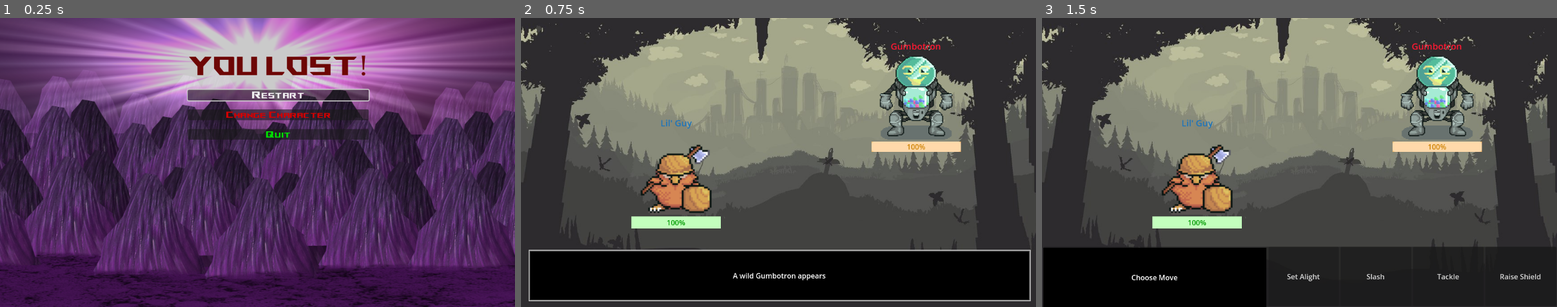
Above: before the commit, frames 1-3 (left to right).
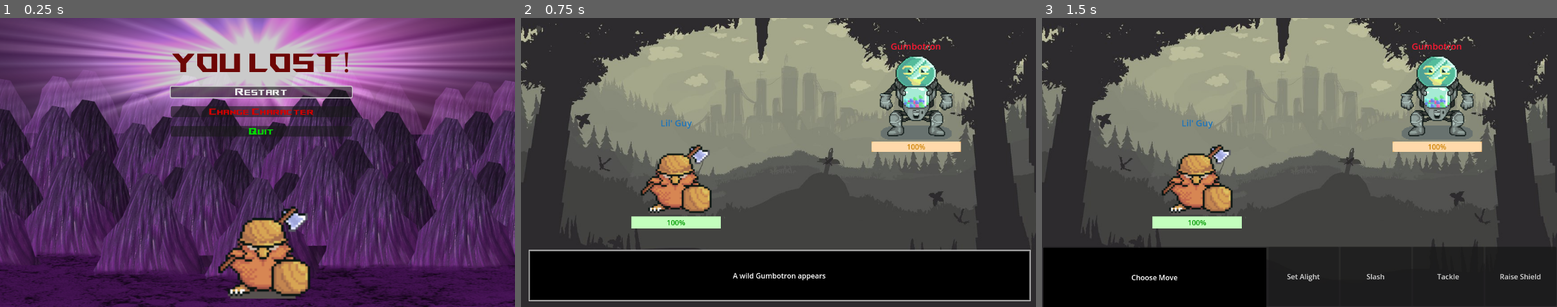
Above: after the commit, the same moments.

Repository: ajnaaa3/KTCE_RPGGame
Game: Godot game, scene res://scenes/result.tscn
Two runs of this game, one before a commit and one after it. Both use one fixed random seed, a clock stepped at 60 frames per second and the inputs below. This scene is started directly instead of the project's main scene.
Inputs (mouse positions are in pixels of both pictures, inside the frame that each line leads up to):
- Up to frame 1 (0.25 s): no input
- Up to frame 2 (0.75 s): click "Restart" at 0.5 s
- Up to frame 3 (1.5 s): tap Enter (ui_accept) at 1.25 s; move the mouse to (1412, 148) at 1.27 s; click (1412, 148) at 1.42 s

The runs differ from the first frame. In frame 1, 8.4% of the frame differs, in the area x 32-72%, y 11-98%; in frame 2, nothing differs; in frame 3, nothing differs.

Commit message:
Options Menü ausgebessert, UI bearbeitet, Musikeinstellungen implementiert

Diff:
--- a/resources/baseCharacter.gd
+++ b/resources/baseCharacter.gd
@@ -19,9 +19,9 @@
 #   STATUS & COMBAT STATE
 # =========================
 
-var statuses: Array = []              # Burned, Bleeding, etc.
-var next_attack_miss_chance: float = 0.0  # für Confused
-var slash_hit_streak: int = 0         # für Bleeding
+var statuses: Array = []
+var next_attack_miss_chance: float = 0.0
+var slash_hit_streak: int = 0
 
 func _init():
 	current_hp = max_hp
--- a/scenes/GameSettings.gd
+++ b/scenes/GameSettings.gd
@@ -10,3 +10,9 @@
 		AudioServer.set_bus_mute(AudioServer.get_bus_index("Master"), true)
 	else:
 		AudioServer.set_bus_mute(AudioServer.get_bus_index("Master"), false)
+
+func set_sfx(value: bool):
+	sfx_enabled = value
+	var bus_idx = AudioServer.get_bus_index("SFX")
+	if bus_idx != -1:
+			AudioServer.set_bus_mute(bus_idx, !value)
--- a/scenes/battle.gd
+++ b/scenes/battle.gd
@@ -16,7 +16,6 @@
 var victory_music: String = "res://assets/sounds/victory.ogg"
 var defeat_music: String = "res://assets/sounds/defeat.ogg"
 
-# --- Status State (im Battle gehalten, damit Character nicht angepasst werden muss) ---
 var player_confused_next: bool = false
 var enemy_confused_next: bool = false
 
@@ -29,7 +28,6 @@
 var player_slash_streak: int = 0
 var enemy_slash_streak: int = 0
 
-# --- Nodes ---
 @onready var current_hpbar : ProgressBar = %PlayerHPBar
 @onready var attack_panel: HBoxContainer = $PlayerPanel/Attacks
 @onready var player_anim: AnimationPlayer = $PlayerContainer/CharacterAnimationPlayer
@@ -46,6 +44,16 @@
 
 func _ready() -> void:
 	randomize()
+
+	if GameSettings.music_enabled:
+		music_player.play()
+	else:
+		music_player.stop()
+
+	if not GameSettings.sfx_enabled:
+		soundfx_player.volume_db = -80
+	else:
+		soundfx_player.volume_db = 0
 
 	player.set_current_hp(player.max_hp)
 	enemy.set_current_hp(enemy.max_hp)
@@ -99,15 +107,9 @@
 	$PlayerPanel.hide()
 	transition_to(BattleState.ENEMY_TURN)
 
-
-# =======================
-#   TURN / STATUS HELPERS
-# =======================
-
 func _apply_end_of_round_status_damage() -> void:
 	var did_any := false
 
-	# Burned: 20% Chance auf -10 HP (Meldung nur wenn es wirklich passiert)
 	if player_burned and player.current_hp > 0 and randf() < 0.2:
 		player.set_current_hp(player.current_hp - 10)
 		set_health($PlayerContainer/PlayerHPBar, player.current_hp, player.max_hp)
@@ -120,7 +122,6 @@
 		await show_status_applied(enemy, "Burned (-10 HP)", true)
 		did_any = true
 
-	# Bleeding: jede Runde -7 HP (immer Meldung solange HP > 0)
 	if player_bleeding and player.current_hp > 0:
 		player.set_current_hp(player.current_hp - 7)
 		set_health($PlayerContainer/PlayerHPBar, player.current_hp, player.max_hp)
@@ -133,13 +134,11 @@
 		await show_status_applied(enemy, "Bleeding (-7 HP)", true)
 		did_any = true
 
-	# Optional: kleine Pause nur wenn wirklich Meldungen gezeigt wurden
 	if did_any:
 		await get_tree().create_timer(0.2).timeout
 
 
 func _should_miss_due_to_confused(is_attacker_enemy: bool) -> bool:
-	# Confused: 40% Chance, nächste Attacke MISS (danach weg)
 	if is_attacker_enemy:
 		if enemy_confused_next:
 			enemy_confused_next = false
@@ -152,13 +151,9 @@
 
 
 func _after_attack_apply_statuses(attack_used: Attack, attacker_is_enemy: bool) -> void:
-	# attacker_is_enemy = true  -> attacker=enemy, target=player
-	# attacker_is_enemy = false -> attacker=player, target=enemy
-
 	var target: Character = player if attacker_is_enemy else enemy
-	var target_is_enemy: bool = (not attacker_is_enemy)  # wenn attacker=player, target=enemy -> true
-
-	# ---- Set Alight -> Burned ----
+	var target_is_enemy: bool = (not attacker_is_enemy)
+
 	if attack_used != null and attack_used.name == "Set Alight":
 		if target_is_enemy:
 			enemy_burned = true
@@ -166,7 +161,6 @@
 			player_burned = true
 		await show_status_applied(target, "Burned", target_is_enemy)
 
-	# ---- Tackle -> Confused (40% Chance) ----
 	if attack_used != null and attack_used.name == "Tackle":
 		if randf() < 0.4:
 			if target_is_enemy:
@@ -175,7 +169,6 @@
 				player_confused_next = true
 			await show_status_applied(target, "Confused", target_is_enemy)
 
-	# ---- Slash -> Bleeding nach 2 Slash in Folge ----
 	if attack_used != null and attack_used.name == "Slash":
 		if attacker_is_enemy:
 			enemy_slash_streak += 1
@@ -188,16 +181,10 @@
 				enemy_bleeding = true
 				await show_status_applied(enemy, "Bleeding", true)
 	else:
-		# wenn nicht Slash, Streak zurücksetzen
 		if attacker_is_enemy:
 			enemy_slash_streak = 0
 		else:
 			player_slash_streak = 0
-
-
-# =======================
-#   BATTLE STATE MACHINE
-# =======================
 
 func transition_to(new_state: BattleState) -> void:
 	current_state = new_state
@@ -212,22 +199,18 @@
 			transition_to(BattleState.RESOLVE_ATTACKS)
 
 		BattleState.RESOLVE_ATTACKS:
-			# Hilfsfunktion um einen Angriff inkl. Confused/Miss abzuhandeln
 			var do_attack = func(attacker: Character, target: Character, attacker_anim: AnimationPlayer, target_anim: AnimationPlayer, hpbar: ProgressBar, attack_used: Attack, attacker_is_enemy: bool) -> bool:
-				# Confused Miss?
 				if _should_miss_due_to_confused(attacker_is_enemy):
 					display_text($Textbox, "%s is confused... MISS!" % attacker.name)
 					await get_tree().create_timer(0.9).timeout
 					$Textbox.hide()
 					return false
 
-				# normaler Angriff
 				display_text($Textbox, "%s uses %s" % [attacker.name, attack_used.name])
 				await get_tree().create_timer(1.0).timeout
 				await attack_used.execute(attacker, target, attacker_anim, target_anim, soundfx_player, $Textbox, hpbar)
 				await get_tree().create_timer(1.0).timeout
 
-				# Statusauslöser direkt nach execute()
 				await _after_attack_apply_statuses(attack_used, attacker_is_enemy)
 				return true
 
@@ -264,7 +247,6 @@
 				await do_attack.call(player, enemy, player_anim, enemy_anim, %EnemyHPBar, player_attack, false)
 				await get_tree().create_timer(0.3).timeout
 
-			# Nach beiden Aktionen: Status-Schaden am Rundenende (mit Meldungen)
 			await _apply_end_of_round_status_damage()
 			if battle_end(): return
 
@@ -277,8 +259,11 @@
 			soundfx_player.play()
 			await get_tree().create_timer(0.7).timeout
 			music_player.stop()
-			music_player.stream = load(victory_music)
-			music_player.play()
+
+			if GameSettings.music_enabled:
+				music_player.stream = load(victory_music)
+				music_player.play()
+
 			display_text($Textbox, "You won!")
 			await(textbox_closed)
 			get_tree().set_meta("battle_result", "win")
@@ -290,8 +275,11 @@
 			soundfx_player.play()
 			await get_tree().create_timer(0.7).timeout
 			music_player.stop()
-			music_player.stream = load(defeat_music)
-			music_player.play()
+
+			if GameSettings.music_enabled:
+				music_player.stream = load(defeat_music)
+				music_player.play()
+
 			display_text($Textbox, "You lost...")
 			await(textbox_closed)
 			get_tree().set_meta("battle_result", "lost")
@@ -311,11 +299,6 @@
 
 func deferred_goto_results():
 	get_tree().change_scene_to_file("res://scenes/result.tscn")
-
-
-# =======================
-#   Status Meldung + Blink
-# =======================
 
 func show_status_applied(target: Character, status_text: String, is_enemy: bool) -> void:
 	display_text($Textbox, "%s is %s!" % [target.name, status_text])
--- a/scenes/characterScreen.gd
+++ b/scenes/characterScreen.gd
@@ -8,7 +8,6 @@
 # Unique Name für den Back Button (Rechtsklick auf BackButton -> Access as Unique Name)
 @onready var back_button: Button = %BackButton
 
-# Player-Elemente
 @onready var player1_panel: Control = %Player1
 @onready var player2_panel: Control = %Player2
 @onready var player3_panel: Control = %Player3
@@ -24,30 +23,25 @@
 var selected_char_index: int = -1
 
 func _ready() -> void:
-	# 1. Musik-Logik (Prüft globale Einstellungen)
 	if GameSettings.music_enabled:
 		music_player.play()
 	else:
 		music_player.stop()
 
-	# 2. Back Button Verbindung (Einfach via Unique Name)
 	if back_button:
 		back_button.pressed.connect(_on_back_button_pressed)
 	else:
 		print("FEHLER: BackButton mit Unique Name '%' nicht gefunden!")
 
-	# 3. Start-Button vorbereiten
 	start_button.disabled = true
 	start_button.pressed.connect(_on_start_game_pressed)
 
-	# 4. Player-Felder vorbereiten
 	for i in range(char_panels.size()):
 		var panel = char_panels[i]
 		panel.gui_input.connect(func(event): _handle_player_input(event, i))
 		_set_button_style(panel, false)
 
 
-# Manuelle Klick-Erkennung für Player-Felder
 func _handle_player_input(event: InputEvent, index: int) -> void:
 	if event is InputEventMouseButton and event.button_index == MOUSE_BUTTON_LEFT and not event.pressed:
 		_select_character(index)
@@ -73,8 +67,6 @@
 
 func _on_start_game_pressed() -> void:
 	if selected_char_index != -1:
-		# Speichere den gewählten Charakter im globalen Skript, damit der Kampf-Screen ihn kennt
-		# GameSettings.selected_player_id = selected_char_index
 
 		music_player.stop()
 		var battle_scene_path = "res://scenes/battle.tscn"
@@ -86,7 +78,6 @@
 	print("Wechsel zum Menü...")
 	music_player.stop()
 
-	# Stelle sicher, dass der Pfad zu deinem Hauptmenü stimmt (eventuell "res://scenes/main_menu.tscn"?)
 	var menu_scene_path = "res://scenes/menu.tscn"
 
 	if ResourceLoader.exists(menu_scene_path):
--- a/scenes/options.gd
+++ b/scenes/options.gd
@@ -10,20 +10,16 @@
 const MAIN_MENU_PATH := "res://scenes/menu.tscn"
 
 func _ready() -> void:
-	# 1. OptionButton (Dropdown) füllen
 	option_mode.clear()
 	option_mode.add_item("Versus PC")
 	option_mode.add_item("Multiplayer (2P)")
 
-	# 2. Aktuelle Werte laden
 	_load_current_settings()
 
-	# 3. Signale verbinden
 	btn_back.pressed.connect(_on_back_pressed)
 	btn_save.pressed.connect(_on_save_pressed)
 
 func _load_current_settings() -> void:
-	# Werte direkt aus deinem GameSettings Autoload laden, damit die Haken richtig stehen
 	check_sound.button_pressed = GameSettings.sfx_enabled
 	check_music.button_pressed = GameSettings.music_enabled
 	option_mode.selected = 1 if GameSettings.game_mode == "Multiplayer (2P)" else 0
@@ -33,22 +29,18 @@
 	_change_to_main_menu()
 
 func _on_save_pressed() -> void:
-	# 1. Werte aus der UI auslesen
 	var sfx_val = check_sound.button_pressed
 	var music_val = check_music.button_pressed
 	var game_mode_text = option_mode.get_item_text(option_mode.selected)
 
-	# 2. Werte global speichern
 	GameSettings.set_music(music_val)
 	GameSettings.sfx_enabled = sfx_val
 	GameSettings.game_mode = game_mode_text
 
 	print("Gespeichert: SFX: ", sfx_val, " | Musik: ", music_val, " | Mode: ", game_mode_text)
 
-	# 3. Szenenwechsel
 	_change_to_main_menu()
 
-# Hilfsfunktion für den Szenenwechsel
 func _change_to_main_menu() -> void:
 	if ResourceLoader.exists(MAIN_MENU_PATH):
 		get_tree().change_scene_to_file(MAIN_MENU_PATH)
--- a/scenes/result.gd
+++ b/scenes/result.gd
@@ -1,25 +1,20 @@
 extends Control
 
-# UI-Referenzen mit Unique Names (%)
 @onready var title_lbl: Label = %Title
 @onready var btn_restart: Button = %Restart
 @onready var btn_change: Button = %ChangeCharacter
 @onready var btn_quit: Button = %Quit
 @onready var vbox: VBoxContainer = %VBoxContainer
 
-# Musik-Referenz (Direkter Pfad, da kein % im Screenshot zu sehen war)
 @onready var music_player: AudioStreamPlayer2D = $resultMusic
 
-# Pfade zu deinen Szenen
 const BATTLE_SCENE_PATH := "res://scenes/battle.tscn"
 const CHARACTER_SCREEN_PATH := "res://scenes/characterScreen.tscn"
 
 func _ready() -> void:
-	# 1. Musik sofort starten
 	if music_player:
 		music_player.play()
 
-	# Optional: Button-Abstand einstellen
 	if vbox:
 		vbox.add_theme_constant_override("separation", 20)
 
@@ -33,15 +28,13 @@
 	title_lbl.text = "YOU WON!" if won else "YOU LOST!"
 	title_lbl.modulate = Color(0.3, 1.0, 0.3) if won else Color(1.0, 0.3, 0.3)
 
-	# Button-Signale verbinden
 	btn_restart.pressed.connect(_on_restart)
 	btn_change.pressed.connect(_on_change_character)
 	btn_quit.pressed.connect(_on_quit)
 
-	btn_restart.grab_focus()  # Fokus fürs Gamepad/Keyboard
+	btn_restart.grab_focus()
 
 func _unhandled_input(event: InputEvent) -> void:
-	# Komfort: Enter = Restart, Esc = Quit
 	if event.is_action_pressed("ui_accept"):
 		_on_restart()
 	elif event.is_action_pressed("ui_cancel"):
--- a/scenes/result.tscn
+++ b/scenes/result.tscn
@@ -1,9 +1,10 @@
-[gd_scene load_steps=5 format=3 uid="uid://b3506tyw8kdap"]
+[gd_scene load_steps=6 format=3 uid="uid://b3506tyw8kdap"]
 
 [ext_resource type="AudioStream" uid="uid://byv51q56weo27" path="res://assets/sounds/MenuMusik.ogg" id="1_532bo"]
 [ext_resource type="Script" uid="uid://c7nqqerub4ffk" path="res://scenes/result.gd" id="1_dtx8l"]
 [ext_resource type="Texture2D" uid="uid://4avrd681j7j7" path="res://assets/images/menuBackground.png" id="1_gd8ac"]
 [ext_resource type="FontFile" uid="uid://c0mwbiarmijd8" path="res://AsusRog-Regular.ttf" id="2_532bo"]
+[ext_resource type="Texture2D" uid="uid://lju4uiedgigj" path="res://assets/images/Sprites/02.png" id="5_ar46g"]
 
 [node name="Result" type="Control"]
 layout_mode = 3
@@ -21,10 +22,10 @@
 [node name="CenterContainer" type="CenterContainer" parent="."]
 unique_name_in_owner = true
 layout_mode = 0
-offset_left = 420.0
-offset_top = 80.0
-offset_right = 767.0
-offset_bottom = 245.0
+offset_left = 217.0
+offset_top = -23.0
+offset_right = 953.0
+offset_bottom = 363.0
 mouse_filter = 2
 
 [node name="VBoxContainer" type="VBoxContainer" parent="CenterContainer"]
@@ -65,3 +66,8 @@
 theme_override_fonts/font = ExtResource("2_532bo")
 theme_override_font_sizes/font_size = 21
 text = "Quit"
+
+[node name="Sprite2D" type="Sprite2D" parent="."]
+position = Vector2(591, 505)
+scale = Vector2(2.708333, 2.5781248)
+texture = ExtResource("5_ar46g")
